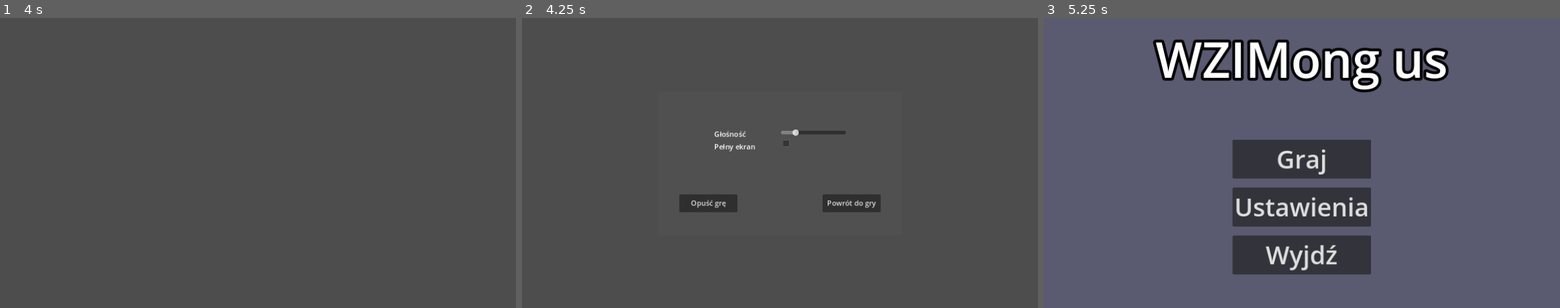
Above: before the commit, frames 1-3 (left to right).
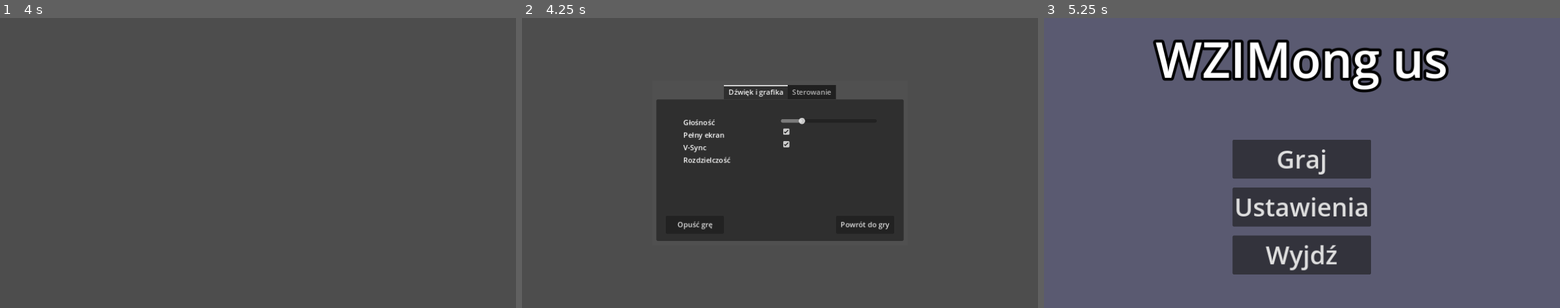
Above: after the commit, the same moments.

Repository: igorzasty2/wzimongus
Game: Godot game, scene res://scenes/ui/pause_menu/pause_menu.tscn
The game is run twice, just before and just after one commit, with the same random seed, the same clock (stepped at 60 frames per second) and the same inputs. This scene is started directly instead of the project's main scene.
Inputs (mouse positions are in pixels of both pictures, inside the frame that each line leads up to; where the layout moved, square brackets give the same spot in the first picture):
- Up to frame 1 (4 s): tap Enter at 0.5, 2, 3.5 s; hold Right (ui_right) 0.53-1.28 s; tap Space at 1.25, 2.75 s; hold Down (ui_down) 1.28-2.03 s; hold Right (ui_right) 2.03-2.78 s; hold Up (ui_up) 2.78-3.53 s; hold Left (ui_left) from 3.53 s (still down)
- Up to frame 2 (4.25 s): keep holding Left (ui_left); tap Escape at 4.15 s
- Up to frame 3 (5.25 s): release Left (ui_left) at 4.25 s; click (1307, 131) [1332, 142] at 4.25 s; click "Opuść grę" at 5 s

Frame 1 is identical in both runs. In frame 2, 23% of the frame differs, in the area x 26-74%, y 23-77%; in frame 3, nothing differs.

Commit message:
vsyn setting,  tabs in settings

Diff:
--- a/scenes/ui/pause_menu/pause_menu.tscn
+++ b/scenes/ui/pause_menu/pause_menu.tscn
@@ -12,53 +12,41 @@
 anchor_top = 0.5
 anchor_right = 0.5
 anchor_bottom = 0.5
-offset_left = -271.5
-offset_top = -160.5
-offset_right = 271.5
-offset_bottom = 160.5
+offset_left = -285.0
+offset_top = -184.5
+offset_right = 285.0
+offset_bottom = 184.5
 grow_horizontal = 2
 grow_vertical = 2
 color = Color(0.313726, 0.313726, 0.313726, 1)
 
-[node name="VBoxContainer" type="VBoxContainer" parent="."]
+[node name="Settings" parent="." instance=ExtResource("2_buvgv")]
+
+[node name="HBoxContainer" type="HBoxContainer" parent="."]
 anchors_preset = 8
 anchor_left = 0.5
 anchor_top = 0.5
 anchor_right = 0.5
 anchor_bottom = 0.5
-offset_left = -220.0
-offset_top = -20.0
-offset_right = 220.0
-offset_bottom = 20.0
+offset_left = -225.0
+offset_top = 275.0
+offset_right = 225.0
 grow_horizontal = 2
 grow_vertical = 2
-theme_override_constants/separation = 60
-
-[node name="Separator" type="Control" parent="VBoxContainer"]
-layout_mode = 2
-
-[node name="Settings" parent="VBoxContainer" instance=ExtResource("2_buvgv")]
-layout_mode = 2
-
-[node name="Separator2" type="Control" parent="VBoxContainer"]
-layout_mode = 2
-
-[node name="HBoxContainer" type="HBoxContainer" parent="VBoxContainer"]
-layout_mode = 2
 size_flags_horizontal = 4
 size_flags_vertical = 4
-theme_override_constants/separation = 190
+theme_override_constants/separation = 250
 
-[node name="LeaveGameButton" type="Button" parent="VBoxContainer/HBoxContainer"]
+[node name="LeaveGameButton" type="Button" parent="HBoxContainer"]
 custom_minimum_size = Vector2(130, 40)
 layout_mode = 2
 text = "Opuść grę"
 
-[node name="BackToGameButton" type="Button" parent="VBoxContainer/HBoxContainer"]
+[node name="BackToGameButton" type="Button" parent="HBoxContainer"]
 custom_minimum_size = Vector2(130, 40)
 layout_mode = 2
 theme_override_constants/outline_size = 0
 text = "Powrót do gry"
 
-[connection signal="pressed" from="VBoxContainer/HBoxContainer/LeaveGameButton" to="." method="_on_leave_game_button_pressed"]
-[connection signal="pressed" from="VBoxContainer/HBoxContainer/BackToGameButton" to="." method="_on_back_to_game_button_pressed"]
+[connection signal="pressed" from="HBoxContainer/LeaveGameButton" to="." method="_on_leave_game_button_pressed"]
+[connection signal="pressed" from="HBoxContainer/BackToGameButton" to="." method="_on_back_to_game_button_pressed"]
--- a/scenes/ui/settings/save_user_settings.gd
+++ b/scenes/ui/settings/save_user_settings.gd
@@ -1,14 +1,16 @@
 class_name SaveUserSettings extends Resource
 
 # default values of settings
-@export_range(0,100) var master_volume: int = 20
-@export var full_screen: bool = false
+@export_range(0,100) var volume: int = 20
+@export var full_screen: bool = true
+@export var v_sync: bool = true
+
 
 func save():
 	ResourceSaver.save(self, "user://user_settings.tres")
 
 static func load_or_create():
-	var res:  SaveUserSettings = load("user://user_settings.tres") as SaveUserSettings
+	var res: SaveUserSettings = load("user://user_settings.tres") as SaveUserSettings
 	if res==null:
 		res = SaveUserSettings.new()
 	return res
--- /dev/null
+++ b/scenes/ui/settings/set_tab_names.gd
@@ -0,0 +1,5 @@
+extends TabContainer
+
+func _ready():
+	set_tab_title(0,"Dźwięk i grafika")
+	set_tab_title(1,"Sterowanie")
--- a/scenes/ui/settings/settings.gd
+++ b/scenes/ui/settings/settings.gd
@@ -1,26 +1,39 @@
 extends Control
 
-@onready var sound_volume_slider = $SettingsList/Sliders/SoundVolumeSlider
-@onready var full_screen_checkbox = $SettingsList/Sliders/FullScreenCheckbox
+@onready var volume_slider = $TabContainer/SoundAndGraphics/MarginContainer/SettingsList/Options/VolumeSlider
+@onready var full_screen_checkbox = $TabContainer/SoundAndGraphics/MarginContainer/SettingsList/Options/FullScreenCheckBox
+@onready var v_sync_checkbox = $TabContainer/SoundAndGraphics/MarginContainer/SettingsList/Options/VSyncCheckBox
 
 var user_sett: SaveUserSettings
 
 func _ready():
 	user_sett = SaveUserSettings.load_or_create()
-	sound_volume_slider.value = user_sett.master_volume
+	# setting default/saved values
+	volume_slider.value = user_sett.volume
 	full_screen_checkbox.button_pressed = user_sett.full_screen
+	v_sync_checkbox.button_pressed = user_sett.v_sync
 
 func _on_full_screen_checkbox_toggled(button_pressed):
 	if button_pressed == true:
 		DisplayServer.window_set_mode(DisplayServer.WINDOW_MODE_FULLSCREEN)
 	else:
 		DisplayServer.window_set_mode(DisplayServer.WINDOW_MODE_WINDOWED)
-	if user_sett:
-		user_sett.full_screen= full_screen_checkbox.button_pressed;
+	if user_sett!=null:
+		user_sett.full_screen = button_pressed;
 		user_sett.save()
 
 func _on_sound_volume_slider_value_changed(value):
 	AudioServer.set_bus_volume_db(0,linear_to_db(value))
-	if user_sett:
-		user_sett.master_volume = value;
+	if user_sett!=null:
+		user_sett.volume = value;
 		user_sett.save()
+
+
+func _on_v_sync_check_box_toggled(button_pressed):
+	if button_pressed == true:
+		DisplayServer.window_set_vsync_mode(DisplayServer.VSYNC_ENABLED)
+	else:
+		DisplayServer.window_set_vsync_mode(DisplayServer.VSYNC_DISABLED)
+	if user_sett!=null:
+		user_sett.v_sync = button_pressed
+		user_sett.save()
--- a/scenes/ui/settings/settings.tscn
+++ b/scenes/ui/settings/settings.tscn
@@ -1,6 +1,7 @@
-[gd_scene load_steps=2 format=3 uid="uid://01iag5x618my"]
+[gd_scene load_steps=3 format=3 uid="uid://01iag5x618my"]
 
 [ext_resource type="Script" path="res://scenes/ui/settings/settings.gd" id="1_cq5p7"]
+[ext_resource type="Script" path="res://scenes/ui/settings/set_tab_names.gd" id="2_ihltu"]
 
 [node name="Settings" type="Control"]
 layout_mode = 3
@@ -11,45 +12,108 @@
 grow_vertical = 2
 script = ExtResource("1_cq5p7")
 
-[node name="SettingsList" type="HBoxContainer" parent="."]
+[node name="TabContainer" type="TabContainer" parent="."]
 layout_mode = 1
-anchors_preset = 8
-anchor_left = 0.5
-anchor_top = 0.5
-anchor_right = 0.5
-anchor_bottom = 0.5
-offset_left = -147.0
-offset_top = -20.0
-offset_right = 147.0
-offset_bottom = 20.0
+anchors_preset = -1
+anchor_right = 1.0
+anchor_bottom = 1.0
+offset_left = 300.0
+offset_top = 150.0
+offset_right = -300.0
+offset_bottom = -150.0
 grow_horizontal = 2
 grow_vertical = 2
+tab_alignment = 1
+script = ExtResource("2_ihltu")
 
-[node name="Labels" type="VBoxContainer" parent="SettingsList"]
+[node name="SoundAndGraphics" type="TabBar" parent="TabContainer"]
+layout_mode = 2
+
+[node name="MarginContainer" type="MarginContainer" parent="TabContainer/SoundAndGraphics"]
+layout_mode = 1
+anchors_preset = 15
+anchor_right = 1.0
+anchor_bottom = 1.0
+grow_horizontal = 2
+grow_vertical = 2
+theme_override_constants/margin_left = 60
+theme_override_constants/margin_top = 40
+theme_override_constants/margin_right = 60
+theme_override_constants/margin_bottom = 40
+
+[node name="SettingsList" type="HBoxContainer" parent="TabContainer/SoundAndGraphics/MarginContainer"]
+layout_mode = 2
+
+[node name="Labels" type="VBoxContainer" parent="TabContainer/SoundAndGraphics/MarginContainer/SettingsList"]
 layout_mode = 2
 size_flags_horizontal = 3
 size_flags_vertical = 0
 
-[node name="SoundVolume" type="Label" parent="SettingsList/Labels"]
+[node name="Volume" type="Label" parent="TabContainer/SoundAndGraphics/MarginContainer/SettingsList/Labels"]
 layout_mode = 2
 size_flags_vertical = 1
 text = "Głośność"
 
-[node name="FullScreen" type="Label" parent="SettingsList/Labels"]
+[node name="FullScreen" type="Label" parent="TabContainer/SoundAndGraphics/MarginContainer/SettingsList/Labels"]
 layout_mode = 2
 size_flags_vertical = 1
 text = "Pełny ekran"
 
-[node name="Sliders" type="VBoxContainer" parent="SettingsList"]
+[node name="VSync" type="Label" parent="TabContainer/SoundAndGraphics/MarginContainer/SettingsList/Labels"]
+layout_mode = 2
+text = "V-Sync"
+
+[node name="Resolution" type="Label" parent="TabContainer/SoundAndGraphics/MarginContainer/SettingsList/Labels"]
+layout_mode = 2
+text = "Rozdzielczość"
+
+[node name="Options" type="VBoxContainer" parent="TabContainer/SoundAndGraphics/MarginContainer/SettingsList"]
 layout_mode = 2
 size_flags_horizontal = 3
 
-[node name="SoundVolumeSlider" type="HSlider" parent="SettingsList/Sliders"]
+[node name="VolumeSlider" type="HSlider" parent="TabContainer/SoundAndGraphics/MarginContainer/SettingsList/Options"]
 layout_mode = 2
+size_flags_vertical = 4
+value = 100.0
 
-[node name="FullScreenCheckbox" type="CheckBox" parent="SettingsList/Sliders"]
+[node name="FullScreenCheckBox" type="CheckBox" parent="TabContainer/SoundAndGraphics/MarginContainer/SettingsList/Options"]
+layout_mode = 2
+size_flags_horizontal = 0
+size_flags_vertical = 4
+focus_mode = 0
+
+[node name="VSyncCheckBox" type="CheckBox" parent="TabContainer/SoundAndGraphics/MarginContainer/SettingsList/Options"]
 layout_mode = 2
 focus_mode = 0
 
-[connection signal="value_changed" from="SettingsList/Sliders/SoundVolumeSlider" to="." method="_on_sound_volume_slider_value_changed"]
-[connection signal="toggled" from="SettingsList/Sliders/FullScreenCheckbox" to="." method="_on_full_screen_checkbox_toggled"]
+[node name="Controls" type="TabBar" parent="TabContainer"]
+visible = false
+layout_mode = 2
+
+[node name="MarginContainer" type="MarginContainer" parent="TabContainer/Controls"]
+layout_mode = 1
+anchors_preset = 15
+anchor_right = 1.0
+anchor_bottom = 1.0
+grow_horizontal = 2
+grow_vertical = 2
+theme_override_constants/margin_left = 20
+theme_override_constants/margin_top = 20
+theme_override_constants/margin_right = 20
+theme_override_constants/margin_bottom = 20
+
+[node name="SettingsList" type="HBoxContainer" parent="TabContainer/Controls/MarginContainer"]
+layout_mode = 2
+
+[node name="Labels" type="VBoxContainer" parent="TabContainer/Controls/MarginContainer/SettingsList"]
+layout_mode = 2
+size_flags_horizontal = 3
+size_flags_vertical = 0
+
+[node name="Sliders" type="VBoxContainer" parent="TabContainer/Controls/MarginContainer/SettingsList"]
+layout_mode = 2
+size_flags_horizontal = 3
+
+[connection signal="value_changed" from="TabContainer/SoundAndGraphics/MarginContainer/SettingsList/Options/VolumeSlider" to="." method="_on_sound_volume_slider_value_changed"]
+[connection signal="toggled" from="TabContainer/SoundAndGraphics/MarginContainer/SettingsList/Options/FullScreenCheckBox" to="." method="_on_full_screen_checkbox_toggled"]
+[connection signal="toggled" from="TabContainer/SoundAndGraphics/MarginContainer/SettingsList/Options/VSyncCheckBox" to="." method="_on_v_sync_check_box_toggled"]
--- a/scenes/ui/start_menu/start_menu.tscn
+++ b/scenes/ui/start_menu/start_menu.tscn
@@ -93,6 +93,9 @@
 offset_right = 1152.0
 offset_bottom = 648.0
 
+[node name="Settings" parent="Settings" instance=ExtResource("3_j535k")]
+layout_mode = 1
+
 [node name="VBoxContainer" type="VBoxContainer" parent="Settings"]
 layout_mode = 1
 anchors_preset = 7
@@ -116,14 +119,6 @@
 [node name="Separator" type="Control" parent="Settings/VBoxContainer"]
 layout_mode = 2
 
-[node name="Settings" parent="Settings" instance=ExtResource("3_j535k")]
-layout_mode = 1
-anchors_preset = 8
-anchor_left = 0.5
-anchor_top = 0.5
-anchor_right = 0.5
-anchor_bottom = 0.5
-
 [connection signal="pressed" from="Menu/MarginContainer/ButtonsContainer/PlayButton" to="." method="_on_play_button_pressed"]
 [connection signal="pressed" from="Menu/MarginContainer/ButtonsContainer/SettingsButton" to="." method="_on_settings_button_pressed"]
 [connection signal="pressed" from="Menu/MarginContainer/ButtonsContainer/ExitButton" to="." method="_on_exit_button_pressed"]
